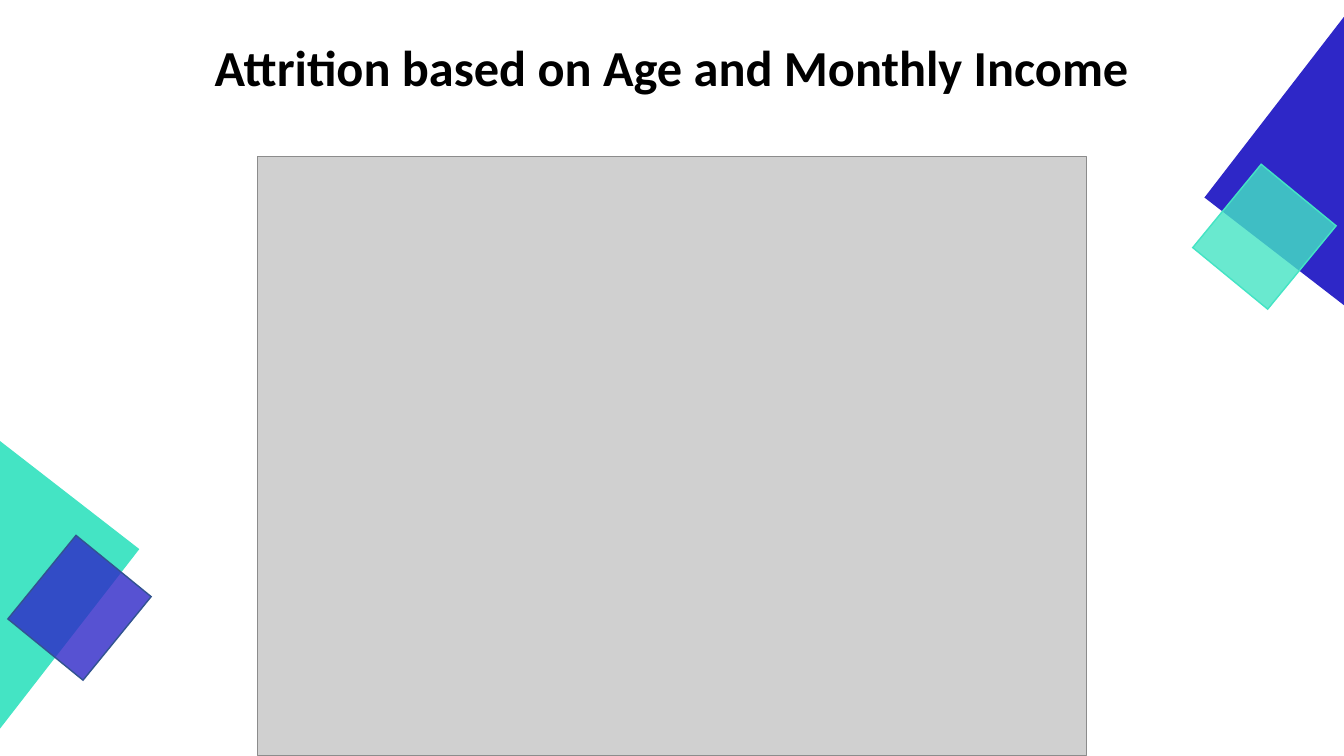
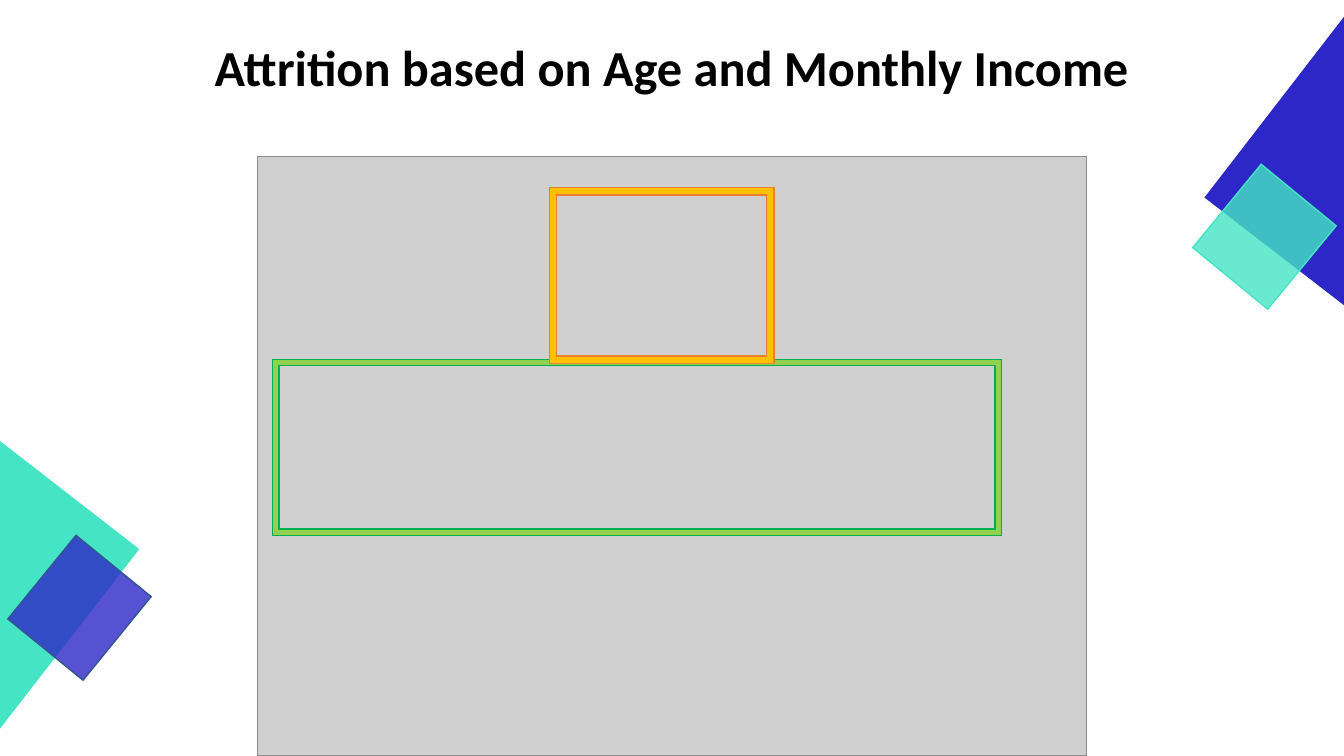
Before and after one commit to GraduateSchoolWork/CaseStudy2_DDS, a slide deck: slide 10 of DDS_Project_2_Presentation.pptx. Drawn at 1344x756 pixels with LibreOffice and Linux fonts; fonts in the diff are those of the drawing; grey boxes stand for pictures. Boxes give left, top, right and bottom in pixels: in the first picture for what was removed or moved away, otherwise in the second. Text is boxed around its words. In the diff, an @@ line names an element or a change of style, - is before the commit and + after.

```diff
--- a/DDS_Project_2_Presentation.pptx
+++ b/DDS_Project_2_Presentation.pptx
@@ frame added at bbox=[549, 188, 774, 364], fill #FFC000, outline #ED7D31 1 pt @@
@@ frame added at bbox=[273, 359, 1002, 535], fill #92D050, outline #00B050 1 pt @@
```
Also in this commit, not shown: 4 other slides changed.
